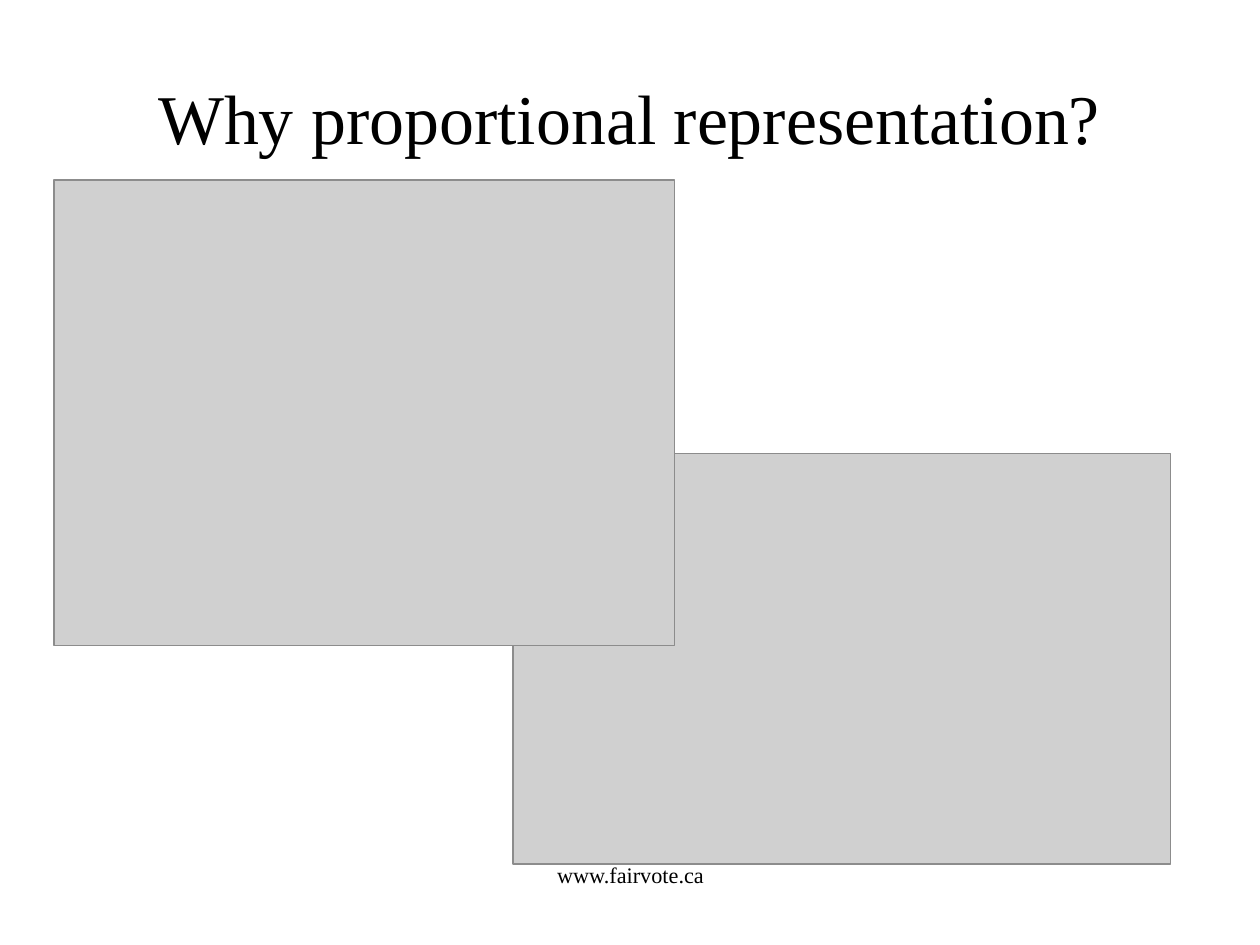
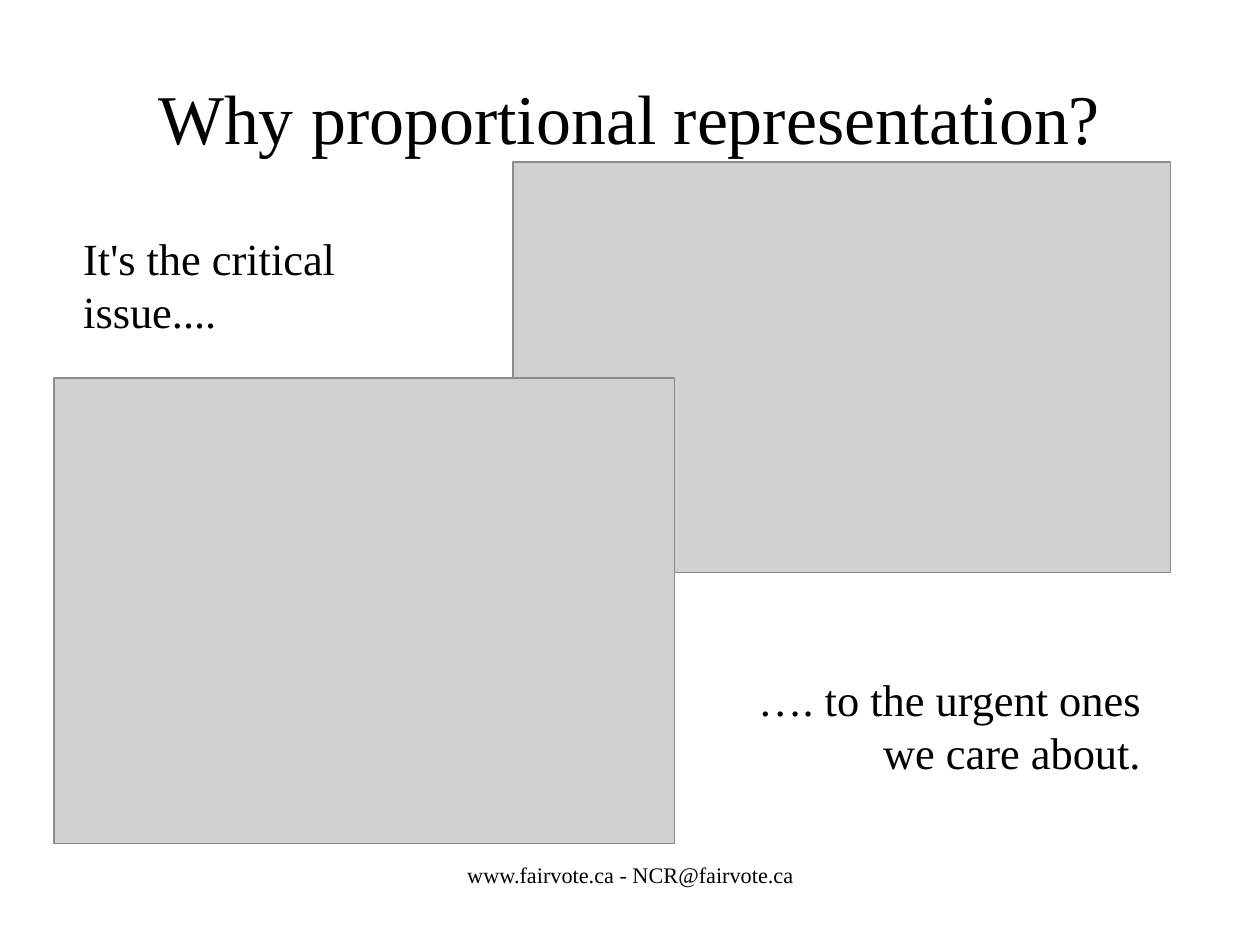
Before and after one commit to cyclingzealot/fvc_presentation, a slide deck: slide 2 of votingSystems.odp. Drawn at 1260x945 pixels with LibreOffice and Linux fonts; fonts in the diff are those of the drawing; grey boxes stand for pictures. Boxes give left, top, right and bottom in pixels: in the first picture for what was removed or moved away, otherwise in the second. Text is boxed around its words. In the diff, an @@ line names an element or a change of style, - is before the commit and + after.

```diff
--- a/votingSystems.odp
+++ b/votingSystems.odp
@@ picture moved from (x1=513, y1=454, x2=1171, y2=864) to (x1=513, y1=162, x2=1171, y2=573) @@
@@ text added at (x1=83, y1=244, x2=335, y2=329), 28 pt, text #000000 @@
+It's the critical issue....
@@ picture moved from (x1=54, y1=180, x2=675, y2=645) to (x1=54, y1=378, x2=675, y2=844) @@
@@ text added at (x1=825, y1=685, x2=1141, y2=770), 28 pt, text #000000 @@
+…. to the urgent ones we care about.
@@ text at (x1=467, y1=867, x2=793, y2=888): text changed @@
-www.fairvote.ca
+www.fairvote.ca - NCR@fairvote.ca
```
Also in this commit, not shown: 56 other slides changed, 9 slides added, 8 other files.
